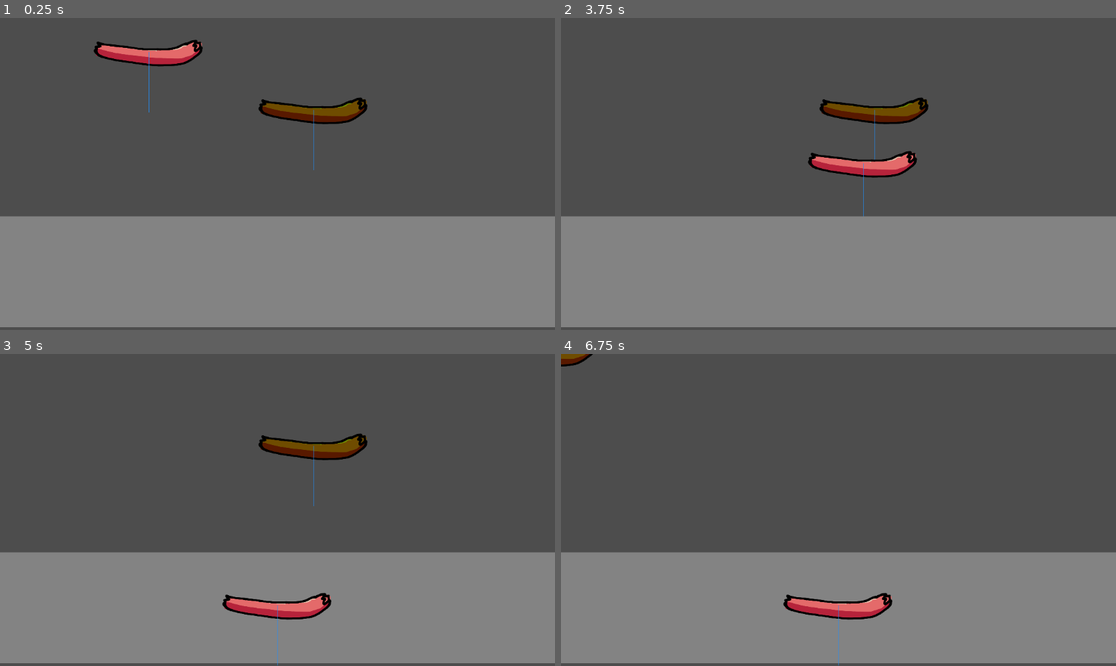
Above: before the commit, frames 1-4 (two rows, left to right).
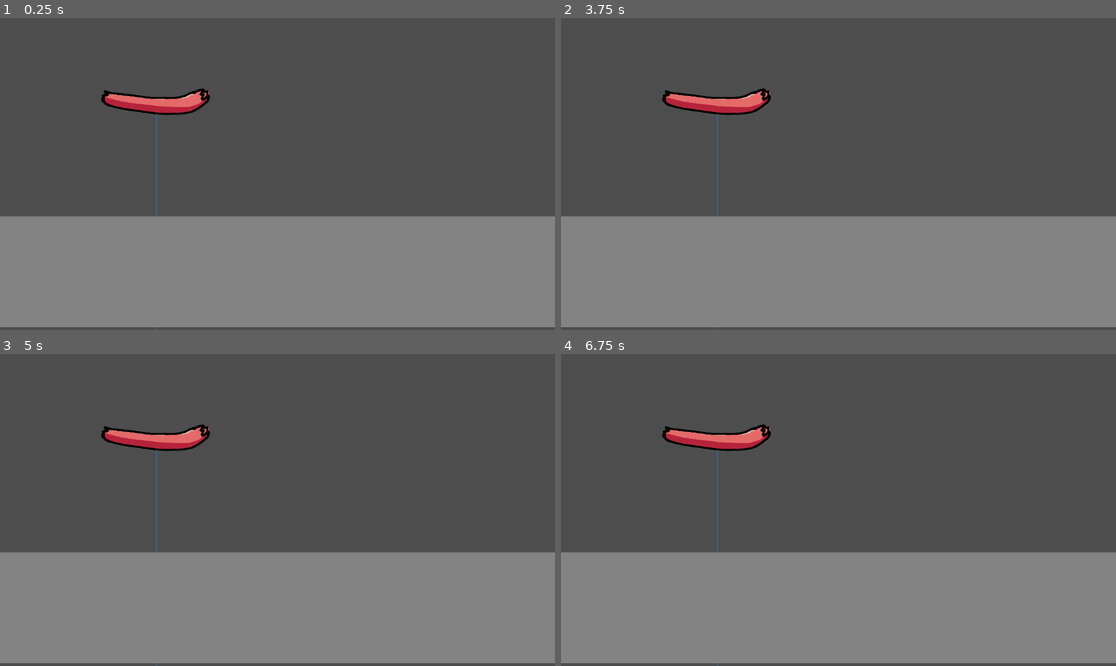
Above: after the commit, the same moments.

Repository: duncan-iaria/hotdog-hero
Game: Godot game, scene res://scenes/Cart.tscn
Same seed, same stepped clock (60 frames per second), same inputs: the game is played once before the commit and once after it. The project has no main scene, so this scene is started directly.
Inputs (mouse positions are in pixels of both pictures, inside the frame that each line leads up to):
- Up to frame 1 (0.25 s): no input
- Up to frame 2 (3.75 s): click (710, 52) at 0.52 s; click (871, 111) at 1.27 s; click (871, 111) at 2.02 s; tap Enter at 2.75 s; drag from (871, 111) to (838, 270) at 2.77 s; tap Space at 3.5 s; drag from (877, 111) to (838, 270) at 3.52 s
- Up to frame 3 (5 s): tap Enter at 4.25 s; move the mouse to (333, 441) at 4.27 s; press the mouse at (333, 441) at 4.28 s
- Up to frame 4 (6.75 s): release the mouse at (894, 441) at 5 s; tap Space at 5, 6.5 s; drag from (810, 572) to (672, 463) at 5.02 s; tap Enter at 5.75 s; move the mouse to (1005, 556) at 5.77 s; press the mouse at (1005, 556) at 5.78 s; release the mouse at (1005, 556) at 6.5 s; drag from (672, 463) to (871, 447) at 6.52 s

The runs differ from the first frame. In frame 1, 3.3% of the frame differs, in the area x 16-67%, y 6-100%; in frame 2, 3.3%; in frame 3, 3.4%, in the area x 18-67%, y 22-100%; in frame 4, 2.4%.

Commit message:
🚧 WIP on getting fake gravity working

Diff:
--- a/hotdog-hero/scenes/Cart.tscn
+++ b/hotdog-hero/scenes/Cart.tscn
@@ -1,10 +1,14 @@
-[gd_scene load_steps=5 format=3 uid="uid://dcf8dl4oa1sgj"]
+[gd_scene load_steps=7 format=3 uid="uid://dcf8dl4oa1sgj"]
 
+[ext_resource type="Script" path="res://scripts/ingredient.gd" id="1_acsn7"]
 [ext_resource type="Texture2D" uid="uid://ijlp0e6kfidu" path="res://assets/hotdog_01.png" id="1_h4u3a"]
 [ext_resource type="Script" path="res://scripts/draggable.gd" id="1_hntoo"]
 
 [sub_resource type="RectangleShape2D" id="RectangleShape2D_afjpd"]
 size = Vector2(1185, 248)
+
+[sub_resource type="RectangleShape2D" id="RectangleShape2D_w4udu"]
+size = Vector2(228, 30)
 
 [sub_resource type="RectangleShape2D" id="RectangleShape2D_mdfxp"]
 size = Vector2(222, 60)
@@ -30,20 +34,32 @@
 offset_bottom = 230.0
 color = Color(0.513726, 0.513726, 0.513726, 1)
 
-[node name="Hotdog" type="Node2D" parent="."]
+[node name="Hotdog" type="RigidBody2D" parent="." node_paths=PackedStringArray("ground_check_raycaster")]
 y_sort_enabled = true
-position = Vector2(310, 71)
+position = Vector2(325, 172)
+gravity_scale = 0.0
+script = ExtResource("1_acsn7")
+ground_check_raycaster = NodePath("RayCast2D")
+ground_check_length = 2000.0
 metadata/_edit_group_ = true
+
+[node name="RayCast2D" type="RayCast2D" parent="Hotdog"]
+target_position = Vector2(0, 2000)
+collision_mask = 2
+hit_from_inside = true
+collide_with_areas = true
+collide_with_bodies = false
+
+[node name="CollisionShape2D" type="CollisionShape2D" parent="Hotdog"]
+position = Vector2(-1, 5)
+shape = SubResource("RectangleShape2D_w4udu")
 
 [node name="Sprite2D" type="Sprite2D" parent="Hotdog"]
 texture = ExtResource("1_h4u3a")
 metadata/_edit_group_ = true
 
-[node name="Draggable" type="Area2D" parent="Hotdog" node_paths=PackedStringArray("raycaster")]
-collision_layer = 3
-collision_mask = 3
+[node name="Draggable" type="Area2D" parent="Hotdog"]
 script = ExtResource("1_hntoo")
-raycaster = NodePath("RayCast2D")
 
 [node name="CollisionShape2D" type="CollisionShape2D" parent="Hotdog/Draggable"]
 visible = false
@@ -57,48 +73,6 @@
 offset_right = 109.0
 offset_bottom = 28.0
 
-[node name="RayCast2D" type="RayCast2D" parent="Hotdog/Draggable"]
-target_position = Vector2(0, 100)
-collision_mask = 2
-hit_from_inside = true
-collide_with_areas = true
-collide_with_bodies = false
-
-[node name="Hotdog2" type="Node2D" parent="."]
-y_sort_enabled = true
-position = Vector2(652, 191)
-metadata/_edit_group_ = true
-
-[node name="Sprite2D" type="Sprite2D" parent="Hotdog2"]
-self_modulate = Color(0.486275, 0.717647, 0, 1)
-texture = ExtResource("1_h4u3a")
-metadata/_edit_group_ = true
-
-[node name="Draggable" type="Area2D" parent="Hotdog2" node_paths=PackedStringArray("raycaster")]
-collision_layer = 3
-script = ExtResource("1_hntoo")
-raycaster = NodePath("RayCast2D")
-
-[node name="CollisionShape2D" type="CollisionShape2D" parent="Hotdog2/Draggable"]
-visible = false
-position = Vector2(-2, 4)
-shape = SubResource("RectangleShape2D_mdfxp")
-
-[node name="TextureButton" type="TextureButton" parent="Hotdog2/Draggable"]
-y_sort_enabled = true
-offset_left = -113.0
-offset_top = -19.0
-offset_right = 107.0
-offset_bottom = 25.0
-
-[node name="RayCast2D" type="RayCast2D" parent="Hotdog2/Draggable"]
-target_position = Vector2(0, 100)
-collision_mask = 2
-hit_from_inside = true
-collide_with_areas = true
-collide_with_bodies = false
-
+[connection signal="drag_ended" from="Hotdog/Draggable" to="Hotdog" method="on_drag_end"]
 [connection signal="input_event" from="Hotdog/Draggable" to="Hotdog/Draggable" method="_on_input_event"]
 [connection signal="pressed" from="Hotdog/Draggable/TextureButton" to="Hotdog/Draggable" method="_on_texture_button_pressed"]
-[connection signal="input_event" from="Hotdog2/Draggable" to="Hotdog2/Draggable" method="_on_input_event"]
-[connection signal="pressed" from="Hotdog2/Draggable/TextureButton" to="Hotdog2/Draggable" method="_on_texture_button_pressed"]
--- a/hotdog-hero/scripts/draggable.gd
+++ b/hotdog-hero/scripts/draggable.gd
@@ -2,19 +2,16 @@
 
 signal drag_began;
 signal drag_ended;
-
-@export var raycaster: RayCast2D;
-@export var ground_check_length: float = 125;
 
 var _is_dragging = false;
 var _parent: Node2D = null;
 var _current_viewport: Viewport = null;
 var _cursor_offset: Vector2 = Vector2.ZERO;
 
+
 func _ready():
 	_parent = self.get_parent();
 	_current_viewport = get_viewport();
-	raycaster.set_target_position(Vector2(0, ground_check_length));
 
 
 func _process(_delta):
@@ -59,33 +56,4 @@
 			Game.set_current_draggable(self);
 		else:
 			drag_ended.emit();
-			check_for_surface_collision();
 			Game.set_current_draggable(null);
-
-
-func check_for_surface_collision():
-	raycaster.set_target_position(Vector2(0, ground_check_length));
-
-	if raycaster.is_colliding():
-		var temp_collider: Area2D = raycaster.get_collider();
-		print(temp_collider);
-
-		var temp_point = raycaster.get_collision_point();
-		print(temp_point);
-
-		var temp_diff: Vector2 = global_position - temp_point
-		print(temp_diff);
-
-#	var space_state = get_world_2d().direct_space_state;
-#	var query = PhysicsRayQueryParameters2D.create(self.position, self.position + Vector2(0, 125), collision_mask, [self]);
-#	query.collide_with_areas = true;
-##	query.hit_from_inside = true;
-#
-#	print(collision_mask);
-#
-#	var result = space_state.intersect_ray(query);
-#	print(result);
-
-
-func _draw():
-	draw_line(self.position, self.position + Vector2(0, ground_check_length), Color.DODGER_BLUE);
--- a/hotdog-hero/scripts/ingredient.gd
+++ b/hotdog-hero/scripts/ingredient.gd
@@ -1 +1,51 @@
 class_name Ingredient extends RigidBody2D
+
+@export var ground_check_raycaster: RayCast2D;
+@export var ground_check_length: float = 125;
+
+# This is where the item should drop to
+# When its dropped above collision
+var _drop_target_position: float = 0;
+var _is_dropping: bool = false;
+
+func _physics_process(delta):
+	if _is_dropping:
+		if self.position.y > _drop_target_position:
+			print("not dropping anymore");
+			gravity_scale = 0;
+			linear_velocity = Vector2.ZERO;
+			_is_dropping = false;
+
+
+func on_drag_end():
+	_check_for_surface_collision();
+
+
+func _check_for_surface_collision():
+	ground_check_raycaster.set_target_position(Vector2(0, ground_check_length));
+
+	if ground_check_raycaster.is_colliding():
+		var temp_collider: Area2D = ground_check_raycaster.get_collider();
+		print(temp_collider);
+
+		var temp_point = ground_check_raycaster.get_collision_point();
+		print(temp_point);
+
+		var temp_diff: Vector2 = global_position - temp_point
+		print(temp_diff);
+
+		if temp_diff.y < 0:
+			gravity_scale = 1;
+
+			# Second addition is just something to add a little to it
+			# based on how far up it was originally (so we get a little fake perspective)
+			_drop_target_position = (abs(temp_diff.y) + global_position.y) + (abs(temp_diff.y) * .5);
+
+			_is_dropping = true;
+	# Should always be colliding with current implementation - but hey
+	else:
+		gravity_scale = 1;
+
+
+func _draw():
+	draw_line(Vector2.ZERO, Vector2(0, ground_check_length), Color.DODGER_BLUE);
